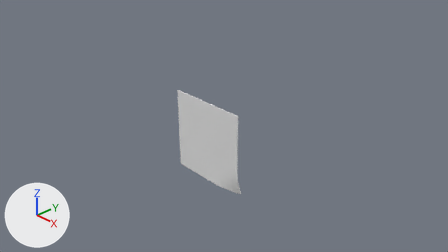
The Blender file Sticky notes/Assets/Resources/Prefab/Models/PostIT.blend as it was, and as the next commit left it.
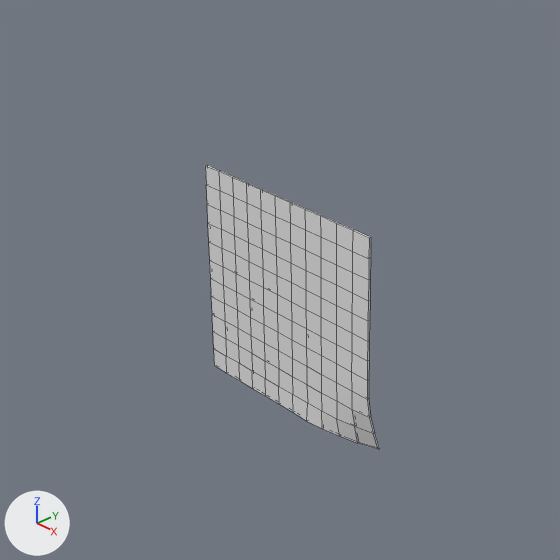
Each version appears first from the file's camera 'Camera', and next in a close-up on the part from 23% to 69% of the width and 12% to 93% of the height. Every picture has the same lights, and +X, +Y and +Z are marked at lower left. The close-ups show mesh edges as thin lines.

Before the edit, the objects in view are built like this:
```python
me_cube_002 = bpy.data.meshes.new('Cube.002')
me_cube_002.from_pydata(...)  # 288 vertices, 286 faces; spans x -1.0..1.0, y -1.3..15.0, z -1.0..1.0
ob_cube_001 = bpy.data.objects.new('Cube.001', me_cube_002)
ob_cube_001.location = (0.0, 0.0, 0.0)
ob_cube_001.scale = (1.0, 0.01, 1.0)
```
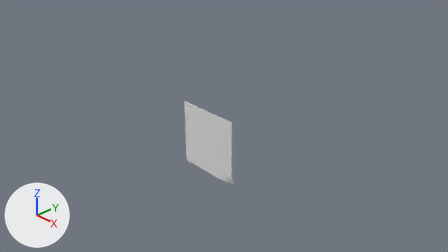
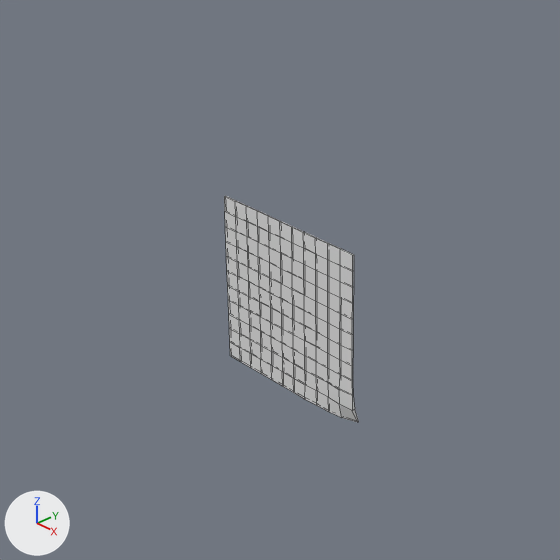
What the commit changed:
me_cube_002 is used by ob_cube_001; location (0.0, 0.0, 0.0); scale (1.0, 0.01, 1.0).
me_cube_002 had 288 vertices, 286 faces and spanned x -1.0..1.0, y -1.3..15.0, z -1.0..1.0.
me_cube_002 now has 288 vertices, 286 faces and spans x -0.8..0.8, y -1.5..8.2, z -0.8..0.8.
me_cube_002 part 1: 288 of 288 vertices moved; they spanned x -1.0..1.0, y -1.3..15.0, z -1.0..1.0 and now span x -0.8..0.8, y -1.5..8.2, z -0.8..0.8; mean shift (0.0, -0.2, 0.0); largest move (1.0, 15.0, -1.0) -> (0.8, 8.2, -0.8).
Object 'Cube.001' (ob_cube_001) moves from (0.0, 0.0, 0.0) to (0.024, 0.002, -0.004).

Pixel boxes [x1, y1, x2, y2] of what changed, in the close-ups (560 x 560 px):
'Cube.001', reshaped, moved (23% narrower, 20% shorter): before [205, 165, 380, 449]; after [224, 196, 359, 422]
